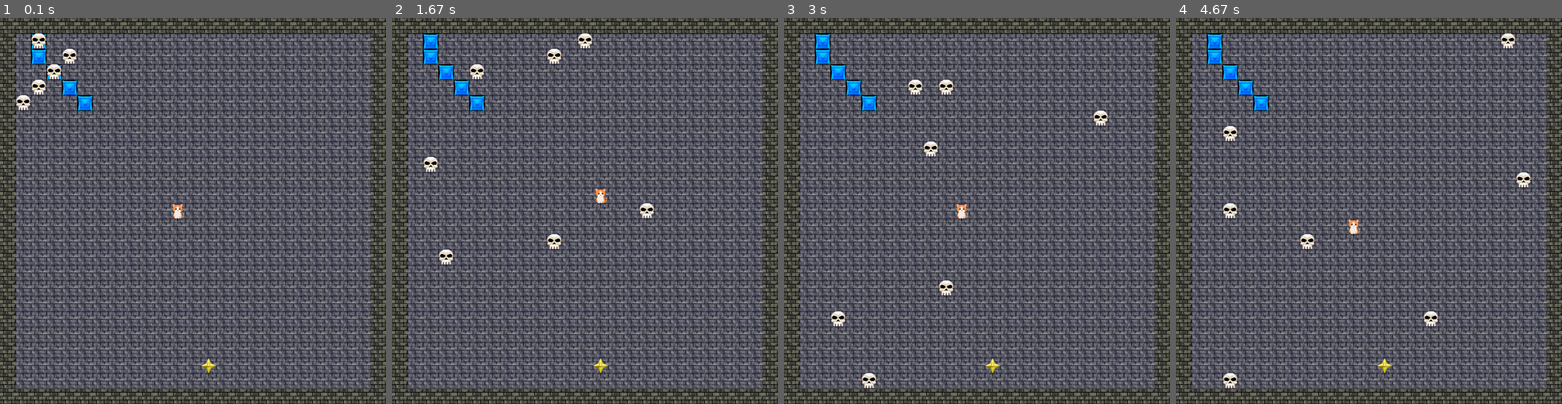
Above: before the commit, frames 1-4 (left to right).
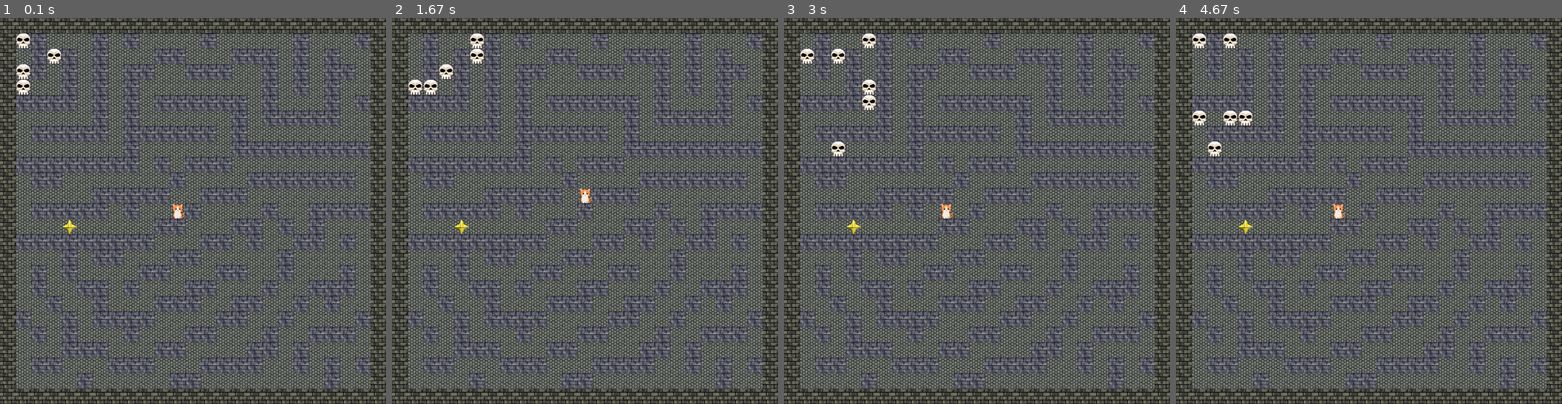
Above: after the commit, the same moments.

Repository: Gorexar/pygame-
Game: pygame game, started from FML game.py
Same seed, same stepped clock (60 frames per second), same inputs: the game is played once before the commit and once after it.
Inputs:
- Up to frame 1 (0.1 s): no input
- Up to frame 2 (1.67 s): hold Right 0.33-0.8 s; hold Up 0.83-1.3 s; hold Right from 1.33 s (still down)
- Up to frame 3 (3 s): release Right at 1.8 s; hold Left 1.83-2.37 s; hold Down 2.4-2.7 s; hold Left from 2.73 s (still down)
- Up to frame 4 (4.67 s): release Left at 3.13 s; hold Right 3.57-4.2 s; hold Down 4.23-4.6 s; hold Left from 4.63 s (still down)

The runs differ from the first frame. In frame 1, 37% of the frame differs, in the area x 4-96%, y 4-96%; in frame 2, 37%; in frame 3, 37%; in frame 4, 37%.

Commit message:
icon and maze buildt

Diff:
--- a/FML game.py
+++ b/FML game.py
@@ -48,29 +48,29 @@
 # Maze data (grid of 0s and 1s where 0 is path, 3 border, 2 etc HAS TO BE 25x25 PYTHON THINKS THINGS STARTING AT ZERO IS NORMAL
 maze = [#MAZE WALL OF ANNOYING
   [3, 3, 3, 3, 3, 3, 3, 3, 3, 3, 3, 3, 3, 3, 3, 3, 3, 3, 3, 3, 3, 3, 3, 3, 3],
-  [3, 1, 5, 1, 1, 1, 1, 1, 1, 1, 1, 1, 1, 1, 1, 1, 1, 1, 1, 1, 1, 1, 1, 1, 3],
-  [3, 1, 5, 1, 1, 1, 1, 1, 1, 1, 1, 1, 1, 1, 1, 1, 1, 1, 1, 1, 1, 1, 1, 1, 3],
-  [3, 1, 1, 5, 1, 1, 1, 1, 1, 1, 1, 1, 1, 1, 1, 1, 1, 1, 1, 1, 1, 1, 1, 1, 3],
-  [3, 1, 1, 1, 5, 1, 1, 1, 1, 1, 1, 1, 1, 1, 1, 1, 1, 1, 1, 1, 1, 1, 1, 1, 3],
-  [3, 1, 1, 1, 1, 5, 1, 1, 1, 1, 1, 1, 1, 1, 1, 1, 1, 1, 1, 1, 1, 1, 1, 1, 3],
-  [3, 1, 1, 1, 1, 1, 1, 1, 1, 1, 1, 1, 1, 1, 1, 1, 1, 1, 1, 1, 1, 1, 1, 1, 3],
-  [3, 1, 1, 1, 1, 1, 1, 1, 1, 1, 1, 1, 1, 1, 1, 1, 1, 1, 1, 1, 1, 1, 1, 1, 3],
-  [3, 1, 1, 1, 1, 1, 1, 1, 1, 1, 1, 1, 1, 1, 1, 1, 1, 1, 1, 1, 1, 1, 1, 1, 3],
-  [3, 1, 1, 1, 1, 1, 1, 1, 1, 1, 1, 1, 1, 1, 1, 1, 1, 1, 1, 1, 1, 1, 1, 1, 3],
-  [3, 1, 1, 1, 1, 1, 1, 1, 1, 1, 1, 1, 1, 1, 1, 1, 1, 1, 1, 1, 1, 1, 1, 1, 3],
-  [3, 1, 1, 1, 1, 1, 1, 1, 1, 1, 1, 1, 1, 1, 1, 1, 1, 1, 1, 1, 1, 1, 1, 1, 3],
-  [3, 1, 1, 1, 1, 1, 1, 1, 1, 1, 1, 1, 1, 1, 1, 1, 1, 1, 1, 1, 1, 1, 1, 1, 3],
-  [3, 1, 1, 1, 1, 1, 1, 1, 1, 1, 1, 1, 1, 1, 1, 1, 1, 1, 1, 1, 1, 1, 1, 1, 3],
-  [3, 1, 1, 1, 1, 1, 1, 1, 1, 1, 1, 1, 1, 1, 1, 1, 1, 1, 1, 1, 1, 1, 1, 1, 3],
-  [3, 1, 1, 1, 1, 1, 1, 1, 1, 1, 1, 1, 1, 1, 1, 1, 1, 1, 1, 1, 1, 1, 1, 1, 3],
-  [3, 1, 1, 1, 1, 1, 1, 1, 1, 1, 1, 1, 1, 1, 1, 1, 1, 1, 1, 1, 1, 1, 1, 1, 3],
-  [3, 1, 1, 1, 1, 1, 1, 1, 1, 1, 1, 1, 1, 1, 1, 1, 1, 1, 1, 1, 1, 1, 1, 1, 3],
-  [3, 1, 1, 1, 1, 1, 1, 1, 1, 1, 1, 1, 1, 1, 1, 1, 1, 1, 1, 1, 1, 1, 1, 1, 3],
-  [3, 1, 1, 1, 1, 1, 1, 1, 1, 1, 1, 1, 1, 1, 1, 1, 1, 1, 1, 1, 1, 1, 1, 1, 3],
-  [3, 1, 1, 1, 1, 1, 1, 1, 1, 1, 1, 1, 1, 1, 1, 1, 1, 1, 1, 1, 1, 1, 1, 1, 3],
-  [3, 1, 1, 1, 1, 1, 1, 1, 1, 1, 1, 1, 1, 1, 1, 1, 1, 1, 1, 1, 1, 1, 1, 1, 3],
-  [3, 1, 1, 1, 1, 1, 1, 1, 1, 1, 1, 1, 1, 1, 1, 1, 1, 1, 1, 1, 1, 1, 1, 1, 3],
-  [3, 1, 1, 1, 1, 1, 1, 1, 1, 1, 1, 1, 1, 1, 1, 1, 1, 1, 1, 1, 1, 1, 1, 1, 3],
+  [3, 1, 5, 1, 1, 1, 5, 1, 5, 1, 1, 1, 1, 5, 1, 1, 1, 1, 1, 5, 1, 1, 1, 5, 3],
+  [3, 1, 5, 1, 5, 1, 5, 1, 1, 1, 5, 5, 1, 1, 1, 5, 5, 5, 1, 5, 1, 5, 1, 1, 3],
+  [3, 1, 5, 1, 5, 1, 5, 1, 5, 5, 1, 1, 5, 5, 5, 1, 1, 5, 1, 5, 1, 5, 5, 1, 3],
+  [3, 1, 1, 1, 5, 1, 5, 1, 5, 1, 1, 1, 1, 1, 1, 1, 1, 5, 1, 5, 1, 5, 1, 1, 3],
+  [3, 5, 5, 5, 5, 1, 5, 1, 5, 1, 5, 5, 5, 5, 5, 5, 1, 5, 1, 1, 1, 5, 1, 5, 3],
+  [3, 1, 1, 1, 1, 1, 5, 1, 5, 1, 1, 1, 1, 1, 1, 5, 1, 5, 5, 5, 5, 5, 1, 1, 3],
+  [3, 1, 5, 5, 5, 5, 5, 1, 5, 5, 5, 5, 5, 5, 1, 5, 1, 1, 1, 1, 1, 1, 1, 1, 3],
+  [3, 1, 1, 1, 1, 1, 1, 1, 5, 1, 1, 1, 1, 1, 1, 5, 5, 5, 5, 5, 5, 5, 5, 5, 3],
+  [3, 5, 5, 5, 5, 5, 5, 5, 5, 1, 5, 1, 5, 5, 5, 1, 1, 1, 1, 1, 1, 1, 1, 1, 3],
+  [3, 1, 5, 5, 1, 1, 1, 1, 1, 1, 1, 5, 1, 1, 1, 1, 5, 5, 5, 5, 5, 5, 5, 1, 3],
+  [3, 1, 1, 1, 1, 1, 5, 5, 5, 5, 5, 1, 1, 5, 5, 5, 1, 1, 1, 1, 1, 1, 1, 1, 3],
+  [3, 1, 5, 5, 5, 5, 5, 1, 5, 1, 1, 1, 5, 1, 1, 1, 1, 5, 1, 1, 5, 5, 5, 5, 3],
+  [3, 1, 1, 1, 1, 1, 1, 1, 1, 1, 5, 5, 1, 1, 1, 5, 5, 1, 5, 1, 5, 1, 1, 1, 3],
+  [3, 5, 5, 5, 5, 5, 5, 5, 5, 5, 1, 1, 1, 5, 5, 1, 5, 1, 1, 5, 5, 1, 5, 1, 3],
+  [3, 1, 1, 1, 5, 1, 5, 5, 1, 1, 1, 5, 5, 1, 1, 1, 1, 1, 5, 1, 1, 1, 1, 1, 3],
+  [3, 1, 5, 1, 5, 1, 1, 1, 1, 5, 5, 1, 1, 1, 5, 5, 1, 1, 5, 1, 1, 1, 5, 1, 3],
+  [3, 1, 5, 1, 1, 5, 5, 1, 5, 1, 1, 1, 5, 5, 1, 1, 1, 5, 1, 1, 5, 5, 5, 1, 3],
+  [3, 1, 1, 5, 1, 1, 5, 1, 1, 1, 5, 5, 5, 1, 1, 5, 5, 1, 1, 5, 1, 5, 1, 1, 3],
+  [3, 5, 1, 1, 5, 1, 5, 5, 5, 5, 1, 1, 1, 1, 5, 5, 1, 1, 5, 1, 1, 1, 1, 5, 3],
+  [3, 1, 5, 1, 5, 1, 1, 1, 5, 1, 1, 1, 5, 5, 1, 1, 1, 5, 1, 1, 5, 5, 5, 1, 3],
+  [3, 1, 1, 1, 5, 5, 5, 1, 1, 1, 5, 5, 1, 1, 1, 1, 5, 5, 1, 5, 1, 1, 1, 1, 3],
+  [3, 1, 5, 5, 1, 1, 1, 5, 5, 5, 1, 1, 1, 5, 5, 5, 5, 1, 1, 5, 1, 5, 1, 5, 3],
+  [3, 1, 1, 1, 1, 5, 1, 1, 1, 1, 1, 5, 5, 1, 1, 1, 1, 1, 1, 1, 1, 5, 1, 1, 3],
   [3, 3, 3, 3, 3, 3, 3, 3, 3, 3, 3, 3, 3, 3, 3, 3, 3, 3, 3, 3, 3, 3, 3, 3, 3],
 
 ]
@@ -108,7 +108,7 @@
 
     # Check if the new position is a wall
     if valid:  # Only check for walls if bounds are okay
-        if maze[new_row][new_col] == 3:
+        if maze[new_row][new_col] == 3 or maze[new_row][new_col] == 5:
             valid = False
 
     # Return the validity status
@@ -158,16 +158,14 @@
         new_row = row
         new_col = col + 1
     else:
-        print("Invalid direction")
-        return  # Exit the function if direction is not valid
+        return
 
     # Check if the move is valid
     if is_move_valid(new_row, new_col):
         # Update player position if the move is valid
         player_pos[0] = new_row
         player_pos[1] = new_col
-    else:
-        print("Move is not valid")
+
 
 
 def check_item_pickup():
@@ -176,7 +174,7 @@
 
     if player_pos == item_pos:
 
-        if random.randint(1, 1) == 1: #10% of the time you win and game
+        if random.randint(1, 2) == 1: #10% of the time you win and game
             game_win = True
 
         else:
@@ -201,7 +199,7 @@
     screen.blit(npc_image, (0, 0))
     screen.blit(text, text_rect)
     pygame.display.flip()
-    pygame.time.wait(30000)
+    pygame.time.wait(3) #CHANGE BACK TO 10k
 
 
 
@@ -269,13 +267,13 @@
             x = (col) * tile_size #tile_size is just prettier than saying 50)
             y = (row) * tile_size
             if maze[row][col] == 1:
-                screen.blit(wall_image, (x, y))
+                screen.blit(path_image, (x, y))
             elif maze[row][col] == 2:  # draw walls
                 screen.blit(goal_image, (x, y))
             elif maze[row][col] == 3:  # Draw the goal tile
                 screen.blit(border_image, (x, y))
             else:
-                screen.blit(path_image, (x, y))
+                screen.blit(wall_image, (x, y))
 
 
 
Binary file changed: goal.png
Binary file changed: images/path_image.png
